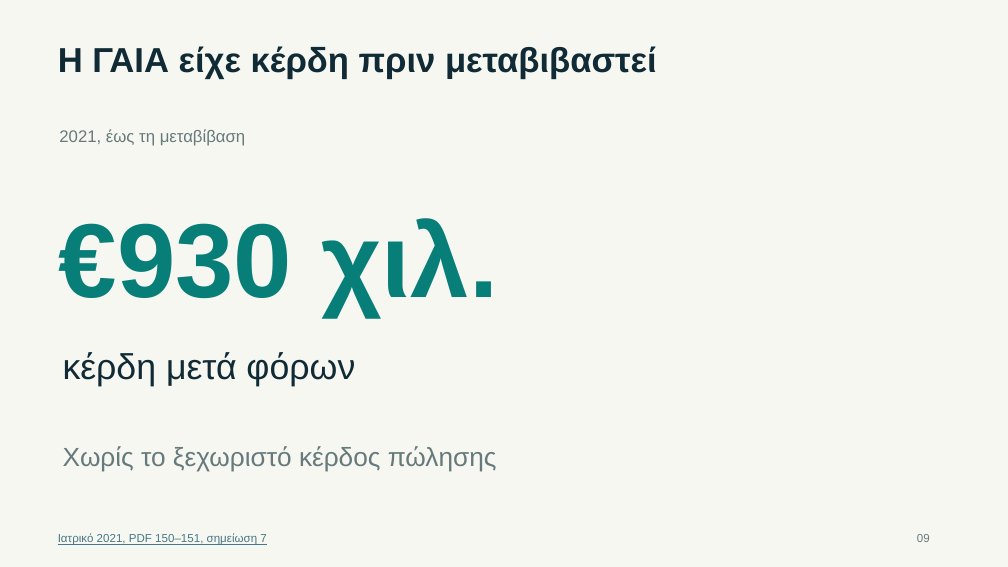
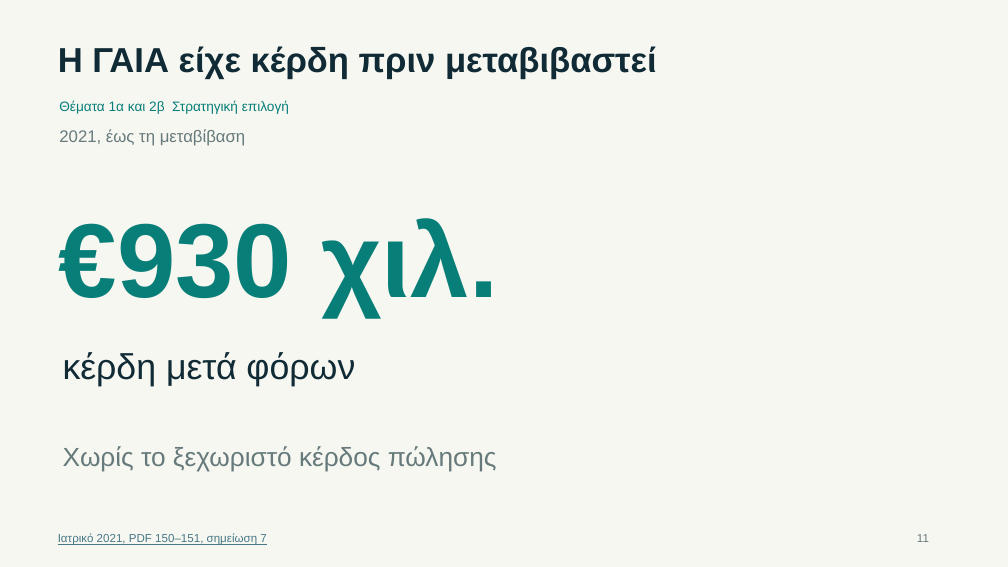
Before and after one commit to jtzach/iatriko-athinon-management, a slide deck: slide 11 of writing/CEO-Ιατρικό-Αθηνών-3-Ευρήματα.pptx (slide 9 before the commit). Drawn at 1008x567 pixels with LibreOffice and Linux fonts; fonts in the diff are those of the drawing. Boxes give left, top, right and bottom in pixels: in the first picture for what was removed or moved away, otherwise in the second. Text is boxed around its words. In the diff, an @@ line names an element or a change of style, - is before the commit and + after.

```diff
--- a/writing/CEO-Ιατρικό-Αθηνών-3-Ευρήματα.pptx
+++ b/writing/CEO-Ιατρικό-Αθηνών-3-Ευρήματα.pptx
@@ text added at bbox=[59, 100, 289, 114], 13 pt, text #087E78 @@
+Θέματα 1α και 2β Στρατηγική επιλογή
@@ text at bbox=[917, 534, 929, 542]: text changed @@
-09
+11
```
Also in this commit, not shown: 10 other slides changed, 4 slides added, 1 slide removed, 23 other files.
